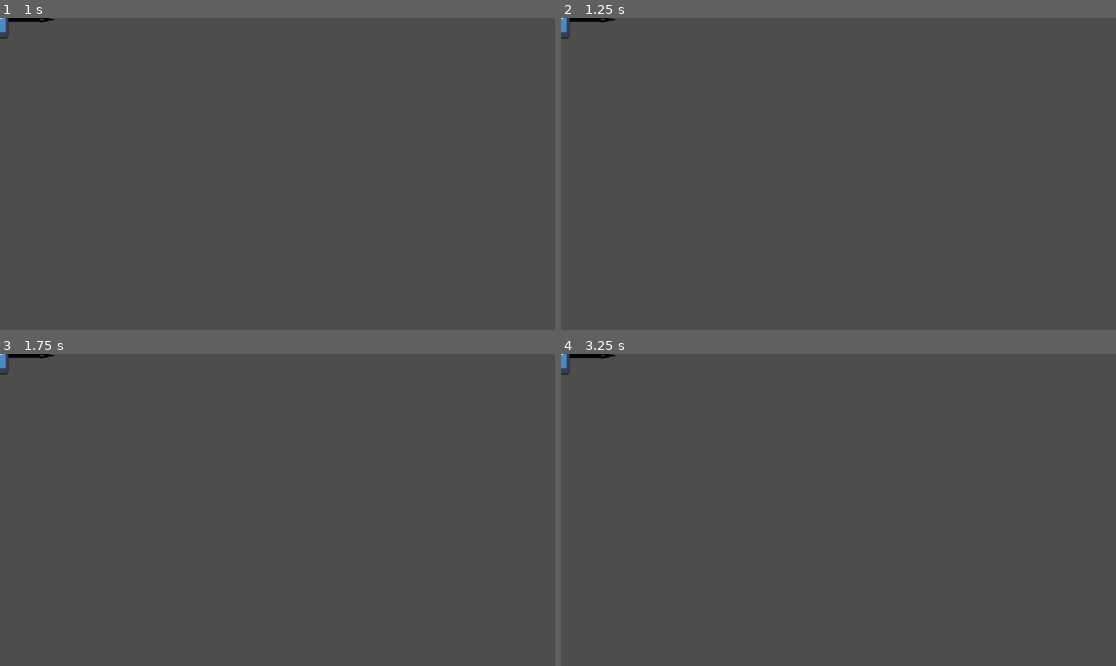
Above: before the commit, frames 1-4 (two rows, left to right).
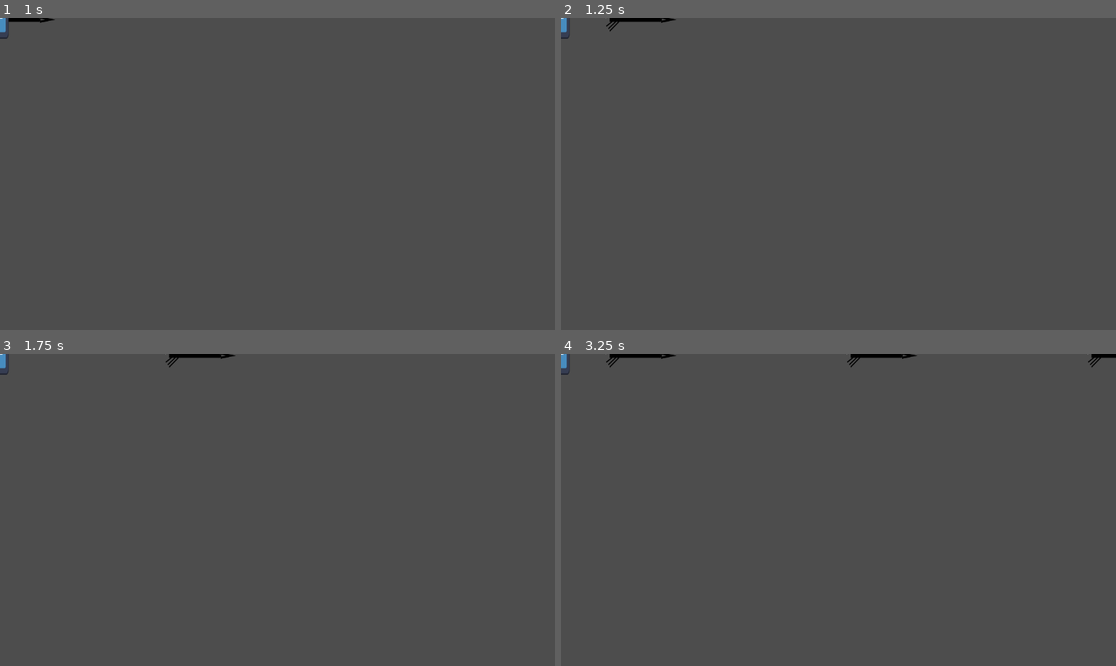
Above: after the commit, the same moments.

Repository: Mudasirh120/GMTK-2025-Submission
Game: Godot game, scene res://arrow_firer.tscn
Two runs of this game, one before a commit and one after it. Both use one fixed random seed, a clock stepped at 60 frames per second and the inputs below. This scene is started directly instead of the project's main scene. The engine's default icon, where the game draws it, is replaced by a stand-in: a white triangle on a blue panel in a dark square.
Inputs (mouse positions are in pixels of both pictures, inside the frame that each line leads up to):
- Up to frame 1 (1 s): tap Enter at 0.5 s; move the mouse to (399, 158) at 0.52 s; press the mouse at (399, 158) at 0.53 s; hold D (move_right) from 0.53 s (still down)
- Up to frame 2 (1.25 s): keep holding D (move_right)
- Up to frame 3 (1.75 s): move the mouse to (166, 525) at 1.27 s; release D (move_right) at 1.28 s; release the mouse at (166, 525) at 1.28 s; hold S (move_backward) from 1.28 s (still down); tap Space (dash) at 1.35 s
- Up to frame 4 (3.25 s): move the mouse to (894, 441) at 2.02 s; release S (move_backward) at 2.03 s; hold D (move_right) 2.03-2.78 s; tap K (interact) at 2.1 s; move the mouse to (810, 572) at 2.77 s; hold W (move_forward) from 2.78 s (still down); tap Shift (run) at 2.85 s; click (810, 572) at 2.92 s

Frame 1 is identical in both runs. In frame 2, 0.3% of the frame differs, in the area x 1-21%, y 0-5%; in frame 3, 0.3%; in frame 4, 0.5%, in the area x 1-100%, y 0-5%.

Commit message:
arrow arrow_firer

Diff:
--- a/Objects/arrow_firer.gd
+++ b/Objects/arrow_firer.gd
@@ -8,19 +8,23 @@
 func _on_cool_down_timeout() -> void:
 	Arrow = ThrArrow.instantiate()
 	get_tree().get_root().add_child(Arrow)
-	getAngle()
+	getAngle(rotation_degrees)
 	Arrow.global_position=global_position
-	Arrow.rotation=global_rotation
+	Arrow.rotation=rotation
 	print(".")
 	print(Arrow.isCollided)
-	print(rotation)
-func getAngle():
-	if Arrow.rotation==rad_to_deg(180):
-		print("!")
+
+func getAngle(rots:int):
+
+	print(rots)
+
+	if rots==0:
 		Arrow.targetlocation=Vector2(1,0)
-	elif rotation_degrees==90.0:
+	elif rots==90:
+		Arrow.targetlocation=Vector2(0,1)
+	elif rots== 180:
+		Arrow.targetlocation=Vector2(-1,0)
+	elif rots== -90:
 		Arrow.targetlocation=Vector2(0,-1)
-	elif rotation== 180.0:
-		Arrow.targetlocation=Vector2(-1,0)
-	elif rotation== 270:
-		Arrow.targetlocation=Vector2(0,1)
+	else:
+		getAngle(rots+1)
--- a/Scenes/main.tscn
+++ b/Scenes/main.tscn
@@ -44,3 +44,4 @@
 
 [node name="ArrowFirer" parent="." instance=ExtResource("5_kry3j")]
 position = Vector2(380, 542)
+rotation = -1.5708
